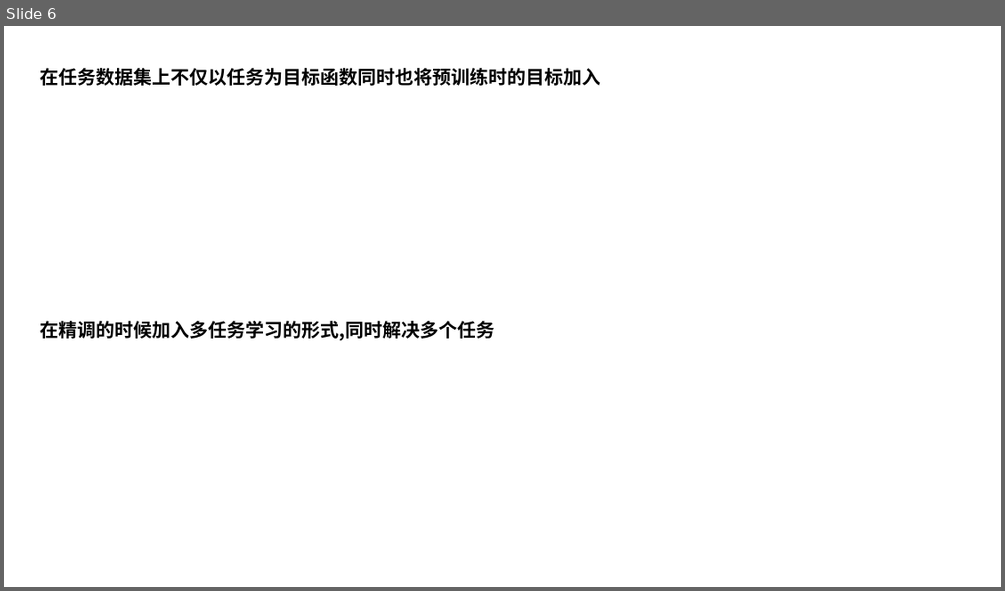
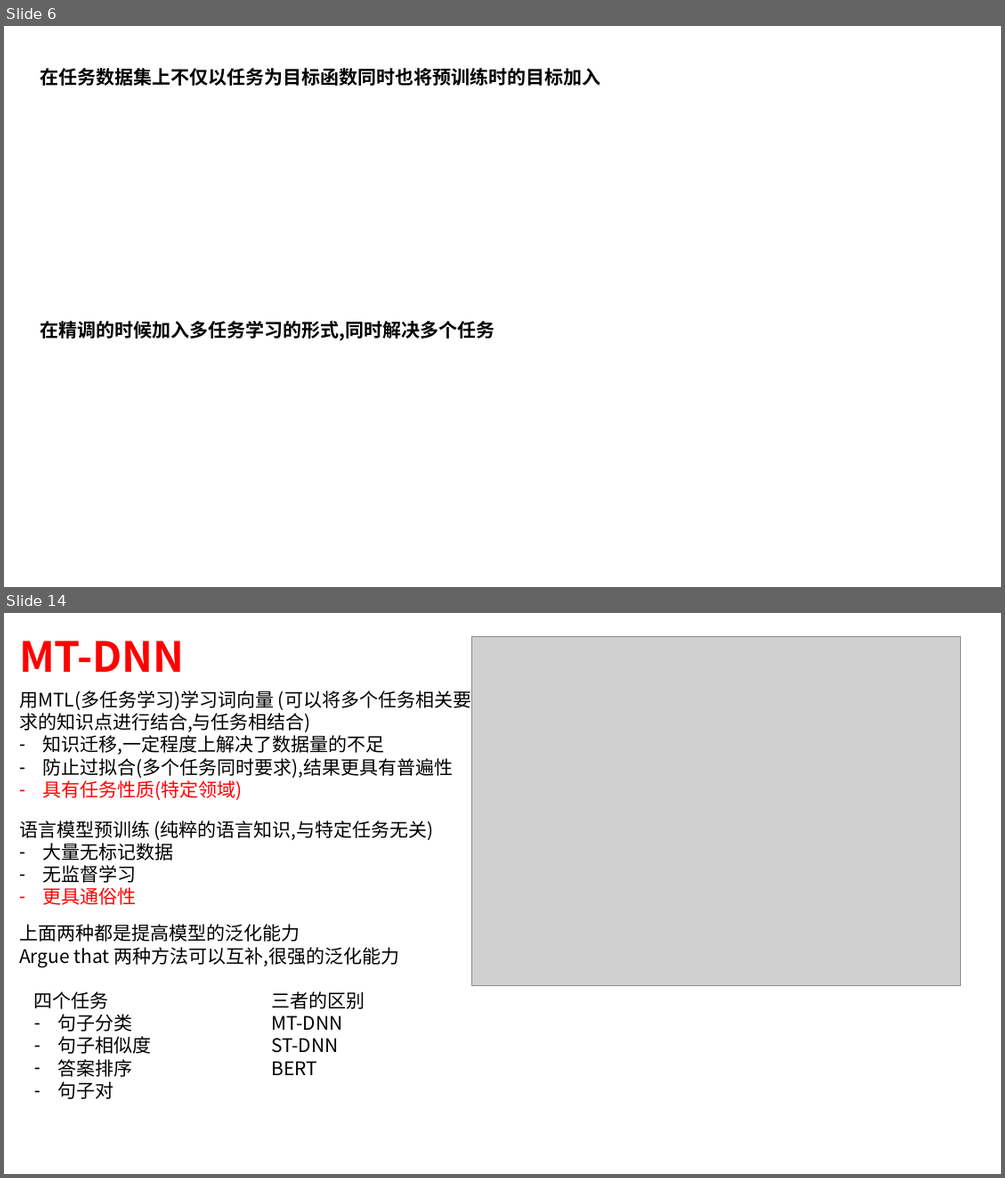
Before and after one commit to xiaojkql/Interview-Prepare, a slide deck: 预训练模型/summary.pptx. Shown one above the other, each under a label of ours: slide 6 before the commit, slides 6 and 14 after it; the slides between them are not shown. The pictures are 1005x591 and 1005x1178 pixels, drawn with LibreOffice and Linux fonts; fonts in the diff are those of the drawing; grey boxes stand for pictures. Boxes give left, top, right and bottom in pixels: in the first picture for what was removed or moved away, otherwise in the second. Text is boxed around its words. In the diff, an @@ line names an element or a change of style, - is before the commit and + after.

```diff
--- a/预训练模型/summary.pptx
+++ b/预训练模型/summary.pptx
@@ slide 14 added at (4,613,1001,1174), background #FFFFFF @@
@@ picture added at (472,636,961,985) @@
@@ text added at (19,641,185,672), 40 pt, text #FF0000, bold @@
+MT-DNN
@@ text added at (19,690,471,800), 18 pt, text #000000 @@
+用MTL(多任务学习)学习词向量 (可以将多个任务相关要求的知识点进行结合,与任务相结合)
+– 知识迁移,一定程度上解决了数据量的不足
+– 防止过拟合(多个任务同时要求),结果更具有普遍性
+– 具有任务性质(特定领域)
@@ text added at (19,820,434,905), 18 pt, text #000000 @@
+语言模型预训练 (纯粹的语言知识,与特定任务无关)
+– 大量无标记数据
+– 无监督学习
+– 更具通俗性
@@ text added at (19,924,399,967), 18 pt, text #000000 @@
+上面两种都是提高模型的泛化能力
+Argue that 两种方法可以互补,很强的泛化能力
@@ text added at (34,991,151,1099), 18 pt, text #000000 @@
+四个任务
+– 句子分类
+– 句子相似度
+– 答案排序
+– 句子对
@@ text added at (272,991,365,1075), 18 pt, text #000000 @@
+三者的区别
+MT-DNN
+ST-DNN
+BERT
```
Also in this commit, not shown: 1 slide changed, 17 other slides added, 1 slide removed.
